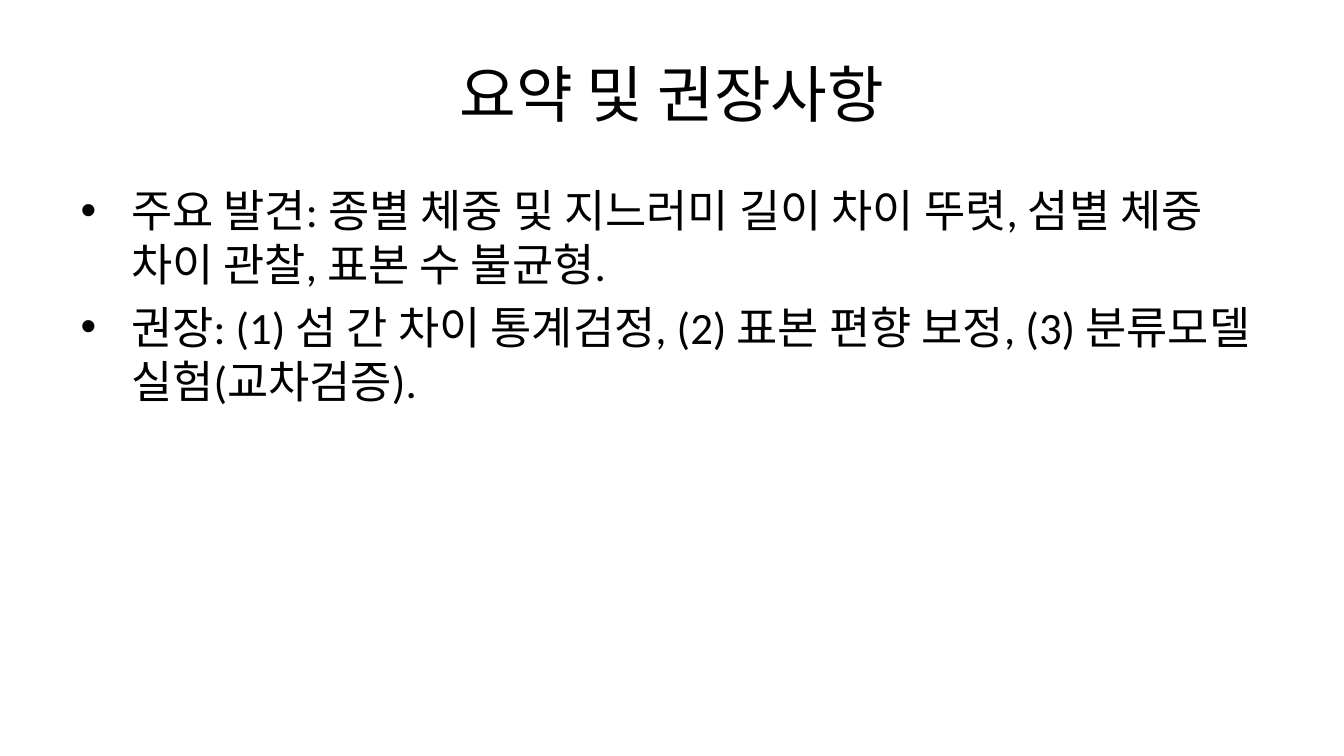
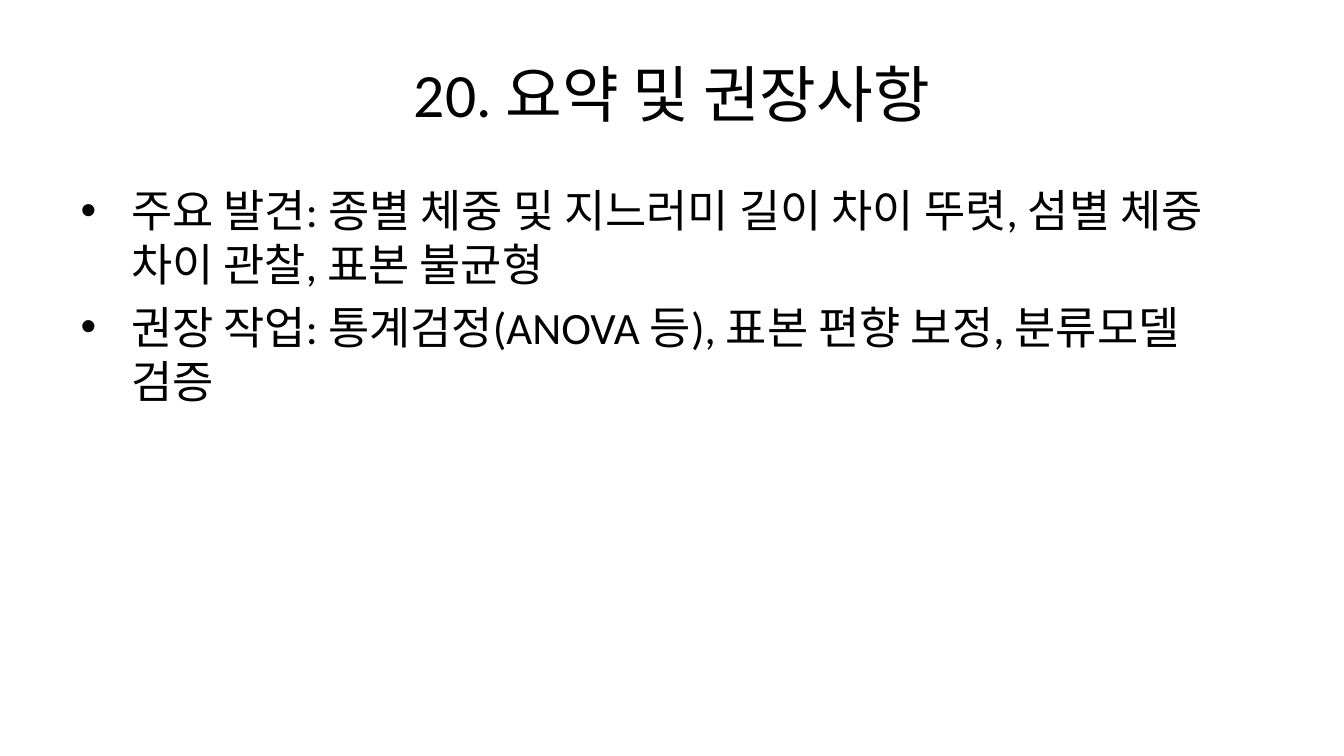
Before and after one commit to urbanrube/ICB_slide, a slide deck: slide 23 of output/slides.pptx. Drawn at 1344x756 pixels with LibreOffice and Linux fonts; fonts in the diff are those of the drawing. Boxes give left, top, right and bottom in pixels: in the first picture for what was removed or moved away, otherwise in the second. Text is boxed around its words. In the diff, an @@ line names an element or a change of style, - is before the commit and + after.

```diff
--- a/output/slides.pptx
+++ b/output/slides.pptx
@@ title at (414, 65, 930, 122): text changed @@
-요약 및 권장사항
+20. 요약 및 권장사항
@@ text at (131, 190, 1202, 402): text changed @@
-• 주요 발견: 종별 체중 및 지느러미 길이 차이 뚜렷, 섬별 체중 차이 관찰, 표본 수 불균형.
-• 권장: (1) 섬 간 차이 통계검정, (2) 표본 편향 보정, (3) 분류모델 실험(교차검증).
+• 주요 발견: 종별 체중 및 지느러미 길이 차이 뚜렷, 섬별 체중 차이 관찰, 표본 불균형
+• 권장 작업: 통계검정(ANOVA 등), 표본 편향 보정, 분류모델 검증
```
Also in this commit, not shown: 22 other slides changed, 3 slides added.
